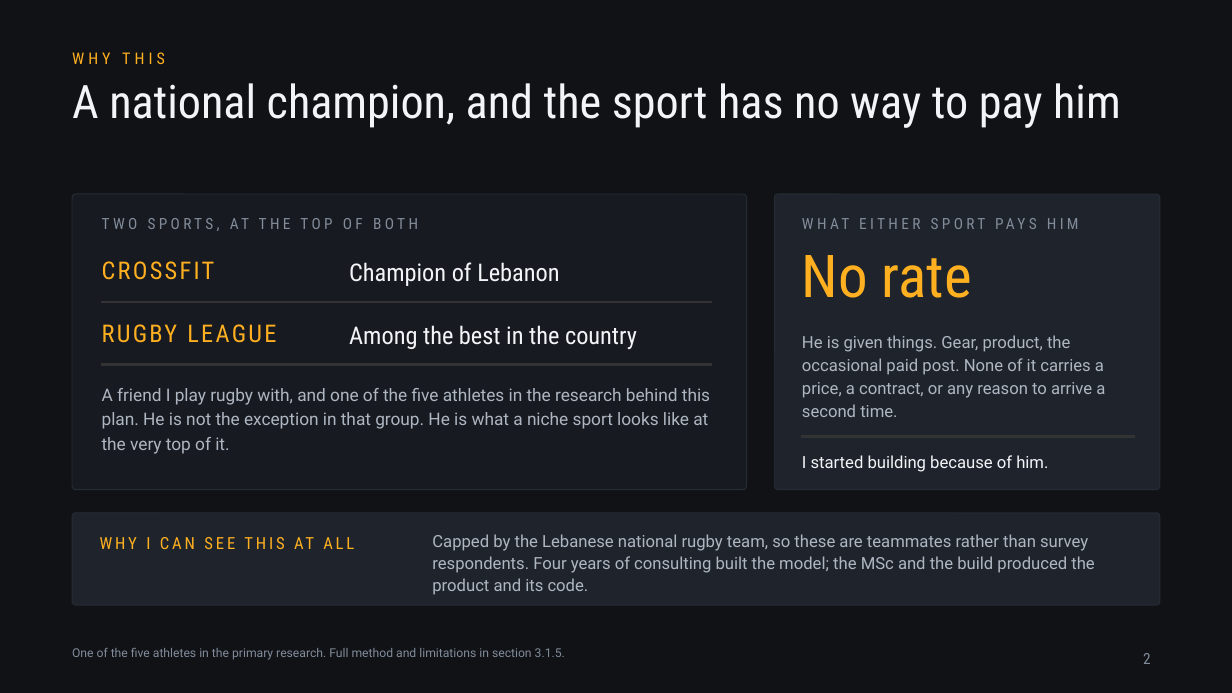
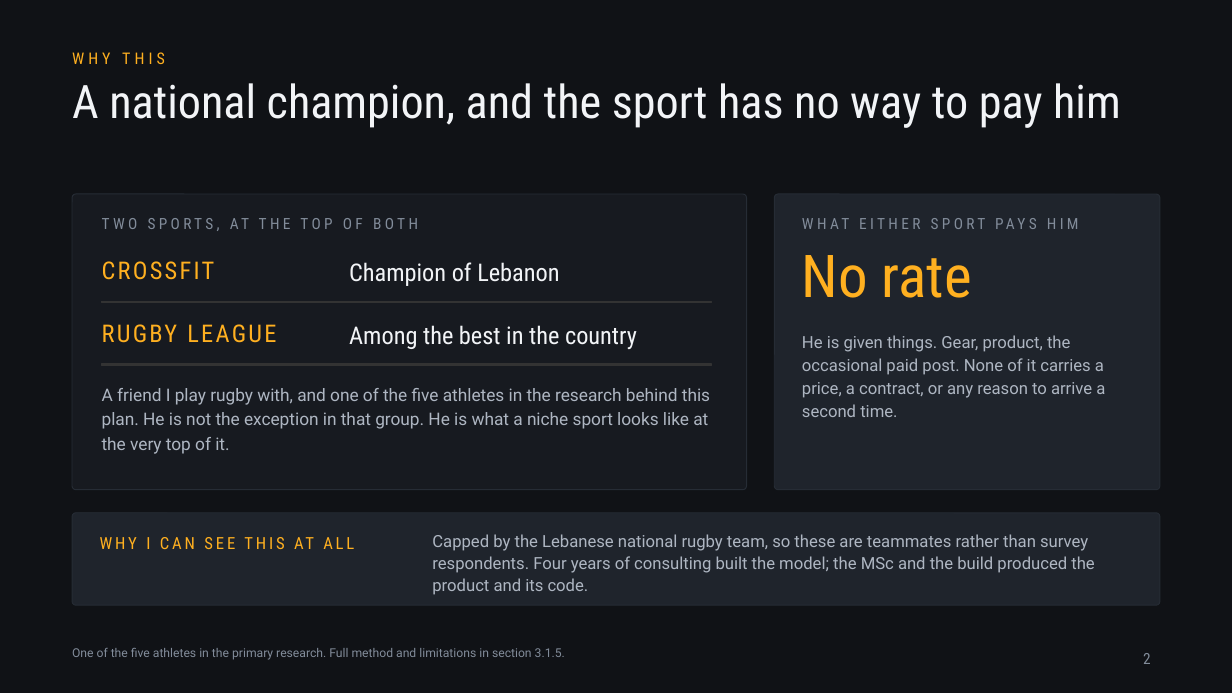
Before and after one commit to jadzoghaib/stride, a slide deck: slide 2 of deck/Stride_Pitch_Deck.pptx. Drawn at 1232x693 pixels with LibreOffice and Linux fonts; fonts in the diff are those of the drawing. Boxes give left, top, right and bottom in pixels: in the first picture for what was removed or moved away, otherwise in the second. Text is boxed around its words. In the diff, an @@ line names an element or a change of style, - is before the commit and + after.

```diff
--- a/deck/Stride_Pitch_Deck.pptx
+++ b/deck/Stride_Pitch_Deck.pptx
@@ rectangle removed at [802, 436, 1135, 437] @@
@@ text removed at [802, 455, 1048, 472] @@
-I started building because of him.
```
Also in this commit, not shown: 10 other slides changed, 3 other files.
